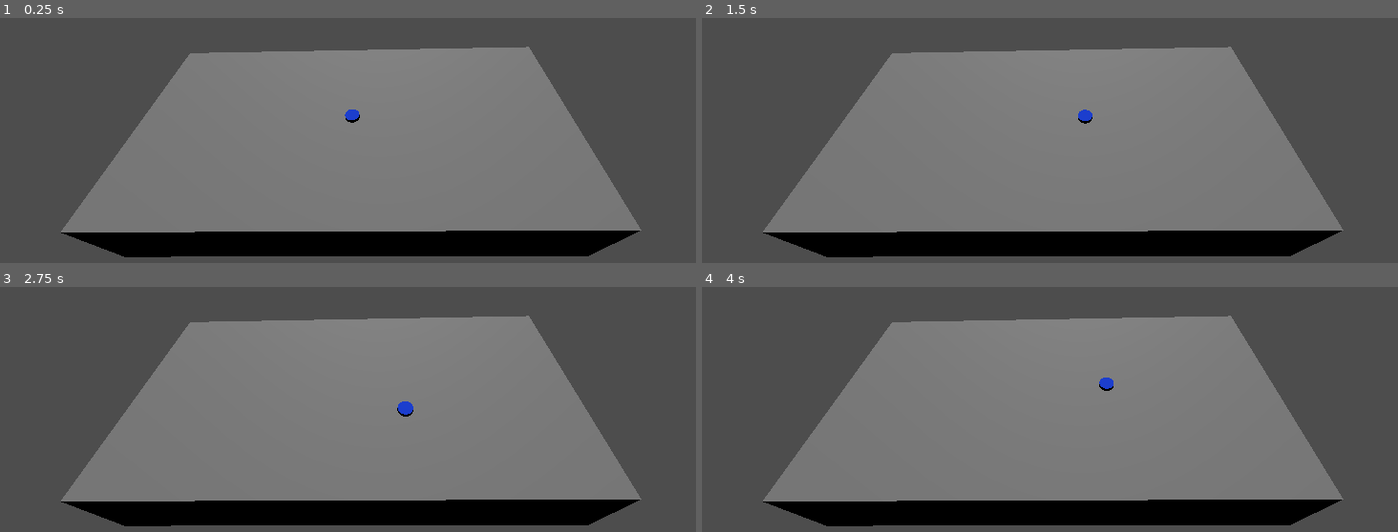
Above: before the commit, frames 1-4 (two rows, left to right).
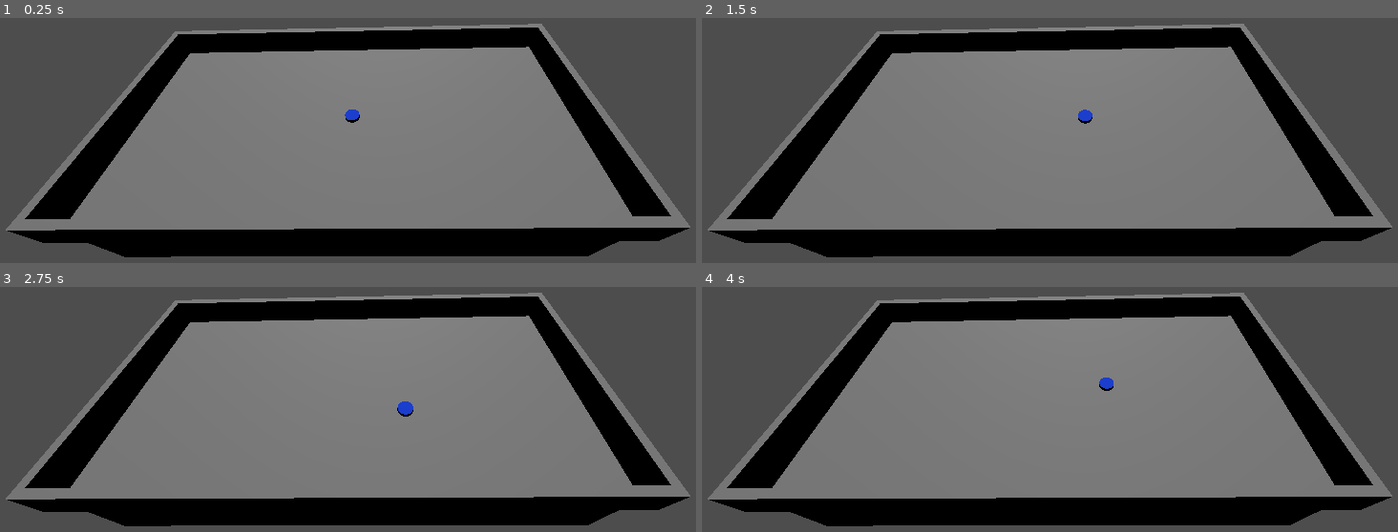
Above: after the commit, the same moments.

Repository: M-E-7/claude-hockey-game
Game: Godot game, scene res://root.tscn
The game is run twice, just before and just after one commit, with the same random seed, the same clock (stepped at 60 frames per second) and the same inputs. The project has no main scene, so this scene is started directly.
Inputs:
- Up to frame 1 (0.25 s): no input
- Up to frame 2 (1.5 s): tap Enter at 0.5 s; hold Right (ui_right) 0.53-1.28 s; tap Space at 1.25 s; hold Down (ui_down) from 1.28 s (still down)
- Up to frame 3 (2.75 s): release Down (ui_down) at 2.03 s; hold Right (ui_right) from 2.03 s (still down)
- Up to frame 4 (4 s): release Right (ui_right) at 2.78 s; hold Up (ui_up) 2.78-3.53 s; hold Left (ui_left) from 3.53 s (still down)

The runs differ from the first frame. In frame 1, 16% of the frame differs, in the area x 0-100%, y 2-92%; in frame 2, 16%; in frame 3, 16%; in frame 4, 16%.

Commit message:
Added fence to basic level hockey rink

Diff:
--- a/claude-hockey-game/scenes/entities/basic_level/basic_level.tscn
+++ b/claude-hockey-game/scenes/entities/basic_level/basic_level.tscn
@@ -1,15 +1,65 @@
-[gd_scene load_steps=3 format=3 uid="uid://cydbya0ua8byt"]
+[gd_scene load_steps=7 format=3 uid="uid://cydbya0ua8byt"]
 
-[sub_resource type="BoxMesh" id="BoxMesh_vho56"]
+[sub_resource type="BoxMesh" id="BoxMesh_rink"]
 size = Vector3(60, 10, 30)
 
-[sub_resource type="BoxShape3D" id="BoxShape3D_vho56"]
+[sub_resource type="BoxShape3D" id="BoxShape3D_rink"]
 size = Vector3(60, 10, 30)
 
-[node name="basic_level" type="StaticBody3D"]
+[sub_resource type="BoxMesh" id="BoxMesh_wall"]
+size = Vector3(62, 4, 1)
 
-[node name="MeshInstance3D" type="MeshInstance3D" parent="."]
-mesh = SubResource("BoxMesh_vho56")
+[sub_resource type="BoxShape3D" id="BoxShape3D_wall"]
+size = Vector3(62, 4, 1)
 
-[node name="CollisionShape3D" type="CollisionShape3D" parent="."]
-shape = SubResource("BoxShape3D_vho56")
+[sub_resource type="BoxMesh" id="BoxMesh_wall_side"]
+size = Vector3(1, 4, 30)
+
+[sub_resource type="BoxShape3D" id="BoxShape3D_wall_side"]
+size = Vector3(1, 4, 30)
+
+[node name="basic_level" type="Node3D"]
+
+[node name="Rink" type="StaticBody3D" parent="."]
+
+[node name="MeshInstance3D" type="MeshInstance3D" parent="Rink"]
+mesh = SubResource("BoxMesh_rink")
+
+[node name="CollisionShape3D" type="CollisionShape3D" parent="Rink"]
+shape = SubResource("BoxShape3D_rink")
+
+[node name="NorthWall" type="StaticBody3D" parent="."]
+transform = Transform3D(1, 0, 0, 0, 1, 0, 0, 0, 1, 0, 7, -15.5)
+
+[node name="MeshInstance3D" type="MeshInstance3D" parent="NorthWall"]
+mesh = SubResource("BoxMesh_wall")
+
+[node name="CollisionShape3D" type="CollisionShape3D" parent="NorthWall"]
+shape = SubResource("BoxShape3D_wall")
+
+[node name="SouthWall" type="StaticBody3D" parent="."]
+transform = Transform3D(1, 0, 0, 0, 1, 0, 0, 0, 1, 0, 7, 15.5)
+
+[node name="MeshInstance3D" type="MeshInstance3D" parent="SouthWall"]
+mesh = SubResource("BoxMesh_wall")
+
+[node name="CollisionShape3D" type="CollisionShape3D" parent="SouthWall"]
+shape = SubResource("BoxShape3D_wall")
+
+[node name="WestWall" type="StaticBody3D" parent="."]
+transform = Transform3D(1, 0, 0, 0, 1, 0, 0, 0, 1, -30.5, 7, 0)
+
+[node name="MeshInstance3D" type="MeshInstance3D" parent="WestWall"]
+mesh = SubResource("BoxMesh_wall_side")
+
+[node name="CollisionShape3D" type="CollisionShape3D" parent="WestWall"]
+shape = SubResource("BoxShape3D_wall_side")
+
+[node name="EastWall" type="StaticBody3D" parent="."]
+transform = Transform3D(1, 0, 0, 0, 1, 0, 0, 0, 1, 30.5, 7, 0)
+
+[node name="MeshInstance3D" type="MeshInstance3D" parent="EastWall"]
+mesh = SubResource("BoxMesh_wall_side")
+
+[node name="CollisionShape3D" type="CollisionShape3D" parent="EastWall"]
+shape = SubResource("BoxShape3D_wall_side")
